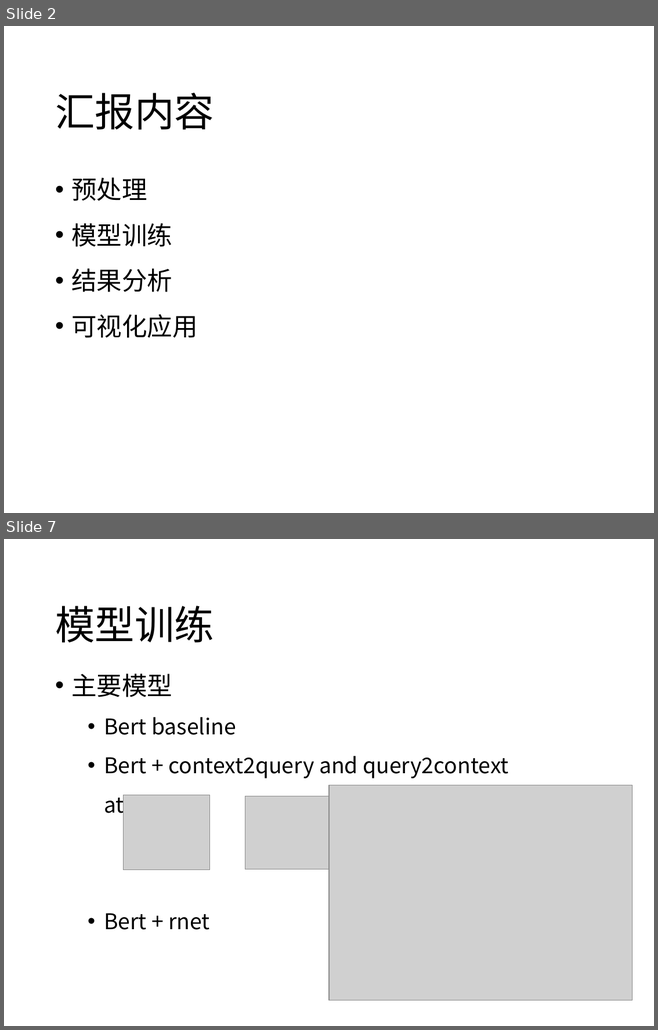
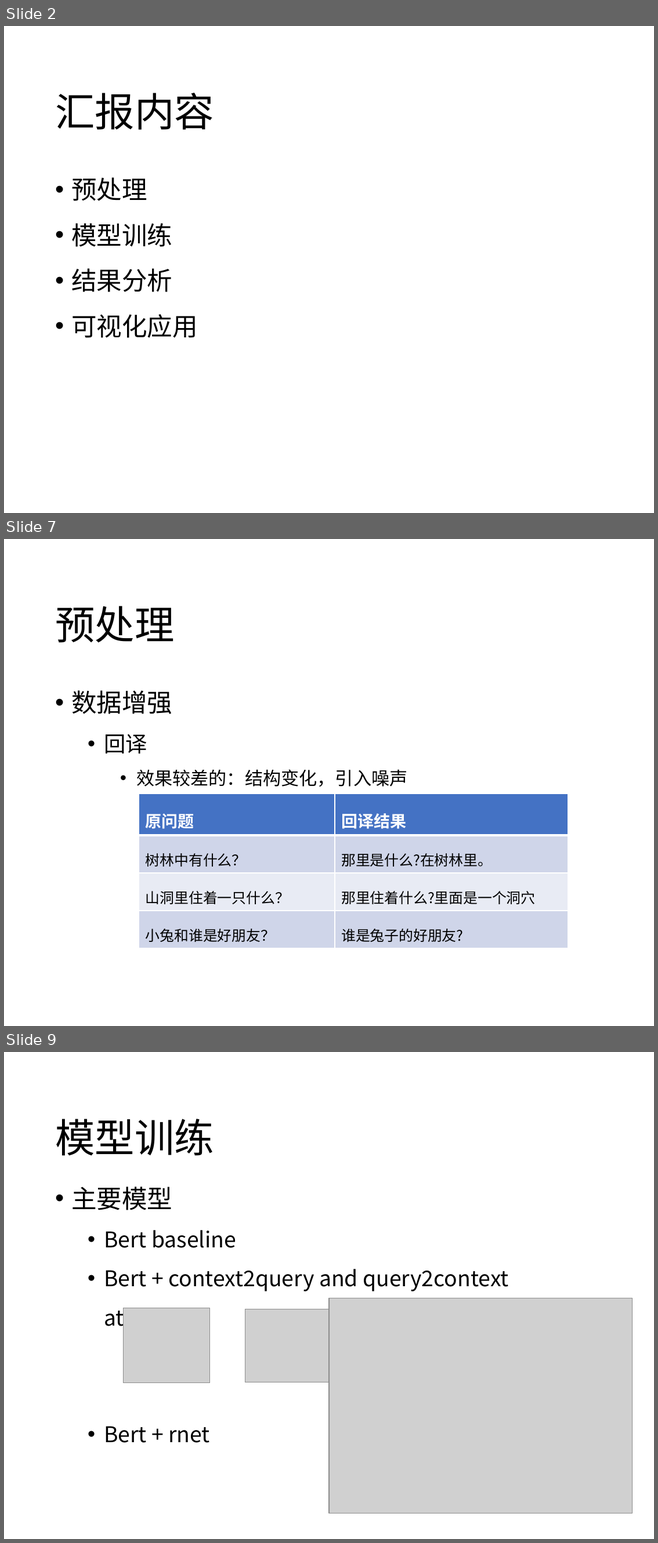
Before and after one commit to iseesaw/MRC, a slide deck: 0424.pptx. Shown one above the other, each under a label of ours: slides 2 and 7 before the commit, slides 2, 7 and 9 after it; the slides between them are not shown. The pictures are 658x1030 and 658x1543 pixels, drawn with LibreOffice and Linux fonts; fonts in the diff are those of the drawing; grey boxes stand for pictures. Boxes give left, top, right and bottom in pixels: in the first picture for what was removed or moved away, otherwise in the second. Text is boxed around its words. In the diff, an @@ line names an element or a change of style, - is before the commit and + after.

```diff
--- a/0424.pptx
+++ b/0424.pptx
@@ slide 7 added at (4, 539, 654, 1026), background #FFFFFF @@
@@ title added at (55, 606, 174, 643), 44 pt, text #000000 @@
+预处理
@@ text added at (71, 690, 407, 787), 20 pt, text #000000 @@
+• 数据增强
+  • 回译
+    • 效果较差的：结构变化，引入噪声
@@ table added at (139, 794, 568, 944), 4 rows, 2 columns @@
+原问题 | 回译结果
+树林中有什么？ | 那里是什么?在树林里。
+山洞里住着一只什么？ | 那里住着什么?里面是一个洞穴
+小兔和谁是好朋友？ | 谁是兔子的好朋友?
@@ what was slide 7 is now slide 9 @@
```
Also in this commit, not shown: 8 slides changed, 3 other slides added, 1 other file.
